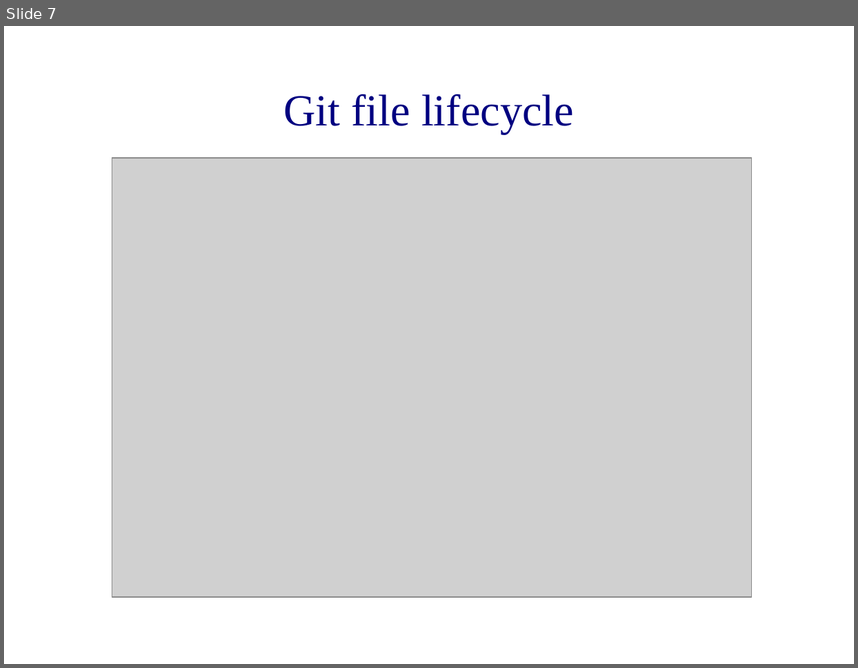
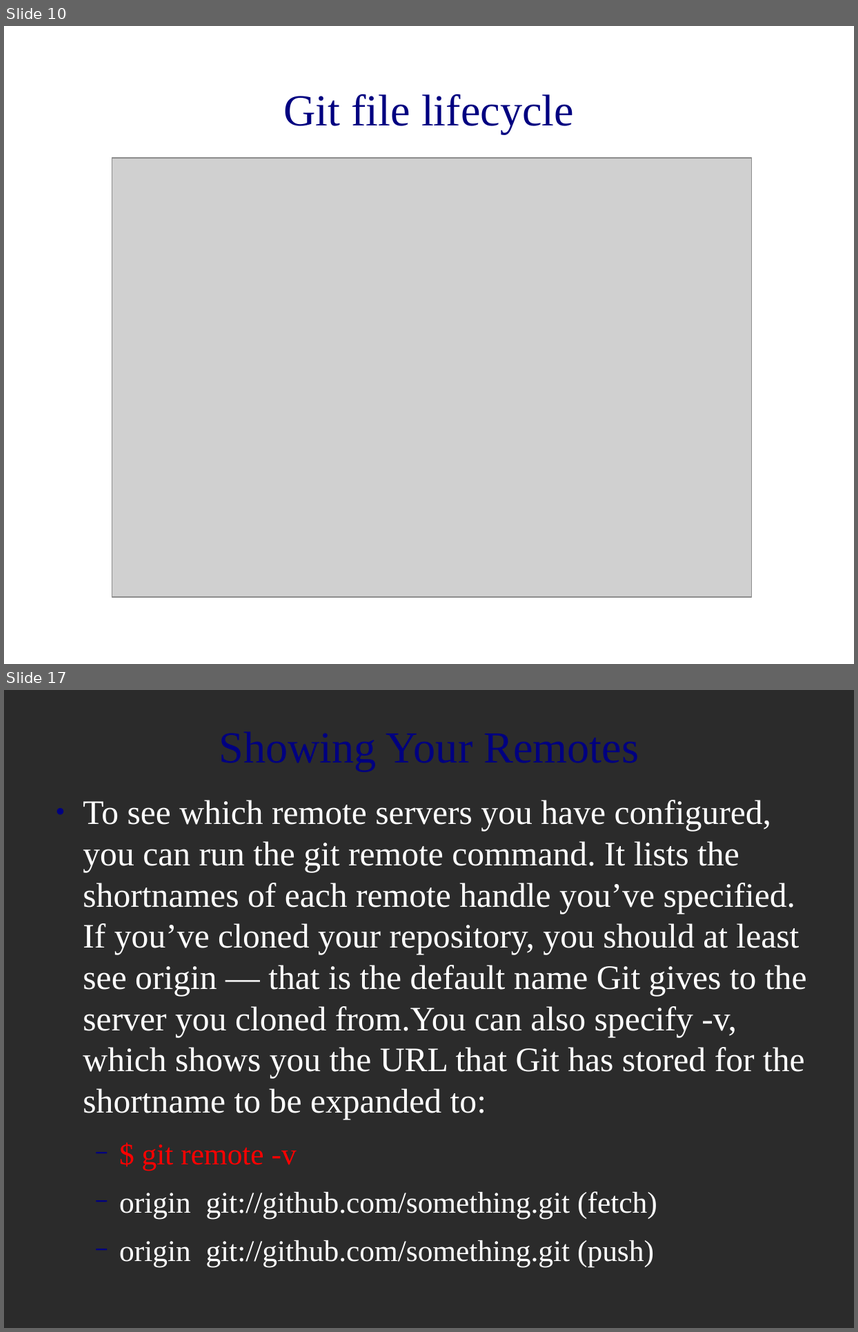
Before and after one commit to MariamP/myRepo, a slide deck: git_intro.odp. Shown one above the other, each under a label of ours: slide 7 before the commit, slides 10 and 17 after it; the slides between them are not shown. The pictures are 858x668 and 858x1332 pixels, drawn with LibreOffice and Linux fonts; fonts in the diff are those of the drawing; grey boxes stand for pictures; background and template pictures are left out; a plain dark background stands for a picture behind light text. Boxes give left, top, right and bottom in pixels: in the first picture for what was removed or moved away, otherwise in the second. Text is boxed around its words. In the diff, an @@ line names an element or a change of style, - is before the commit and + after.

```diff
--- a/git_intro.odp
+++ b/git_intro.odp
@@ slide 17 added at box(4, 690, 854, 1328), background picture (left out) @@
@@ text added at box(83, 800, 807, 1267), 32 pt, text #FFFFFF @@
+● To see which remote servers you have configured, you can run the git remote command. It lists the shortnames of each remote handle you’ve specified. If you’ve cloned your repository, you should at least see origin — that is the default name Git gives to the server you cloned from.You can also specify -v, which shows you the URL that Git has stored for the shortname to be expanded to:
+  − $ git remote -v
+  − origin git://github.com/something.git (fetch)
+  − origin git://github.com/something.git (push)
@@ title added at box(318, 931, 381, 955), 41.4 pt, text #000080 @@
+Showing Your Remotes
@@ what was slide 7 is now slide 10 @@
```
Also in this commit, not shown: 2 slides changed, 10 other slides added.
